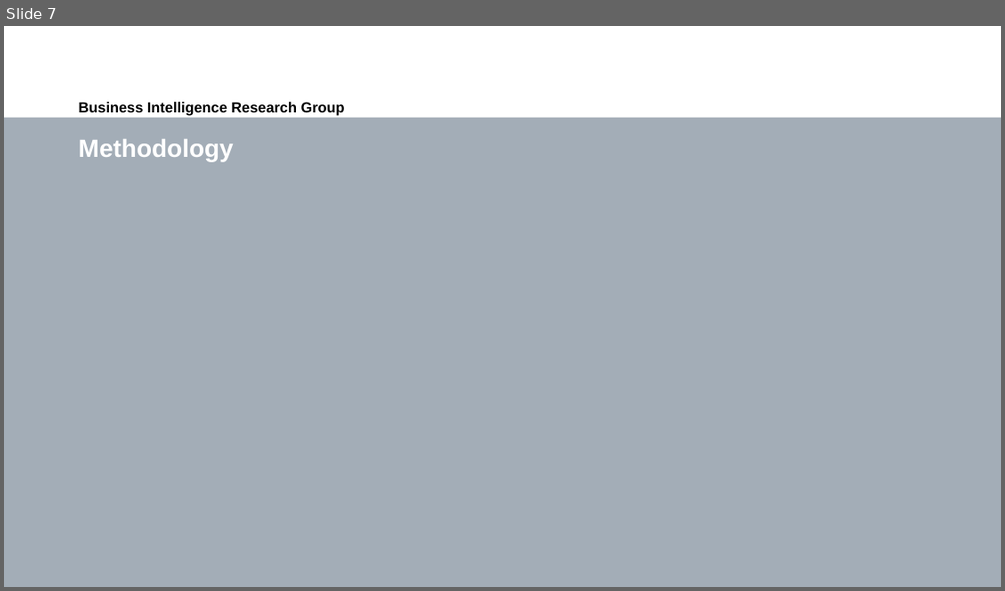
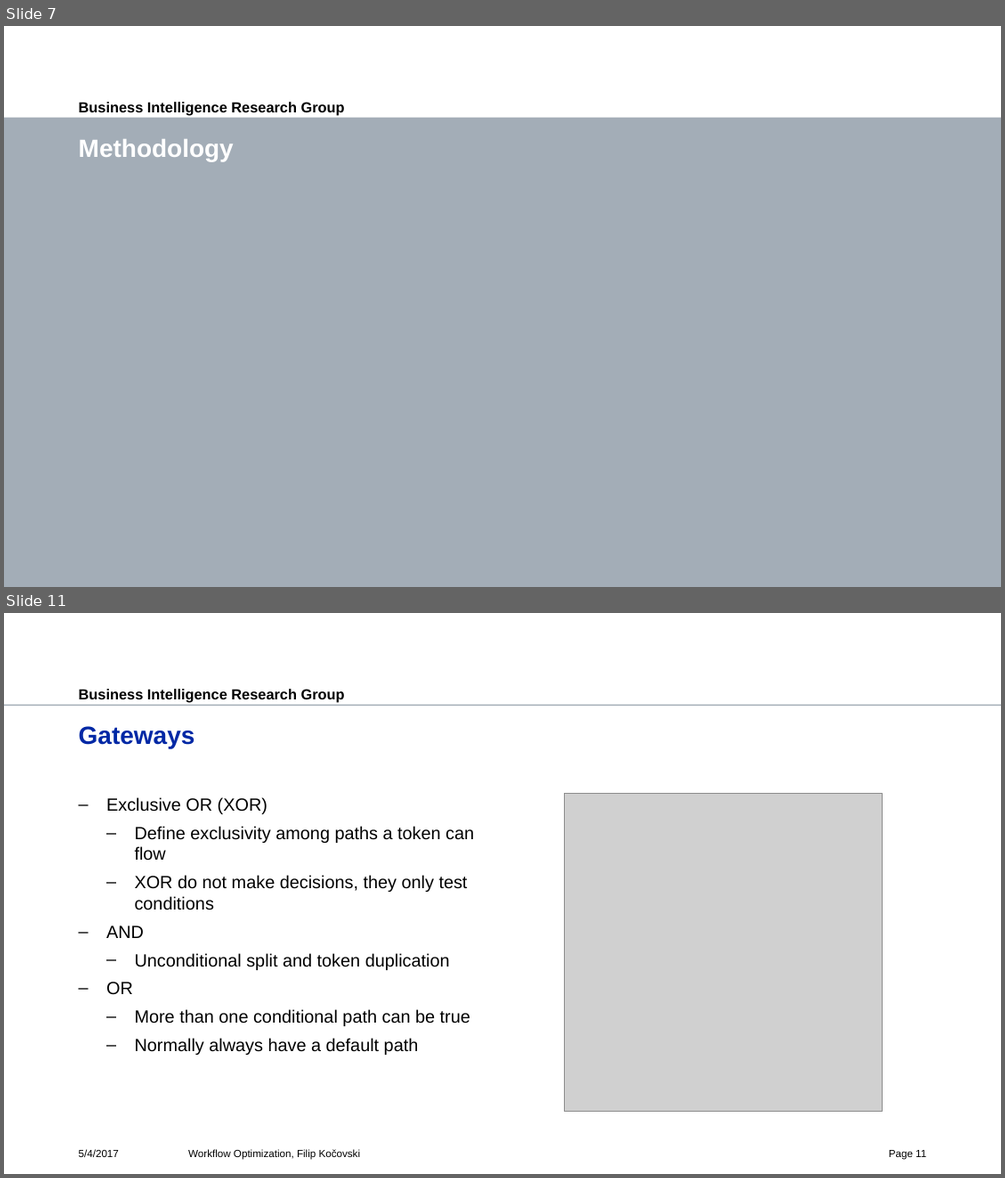
Before and after one commit to fkocovski/mt_presentation, a slide deck: Workflow Optimization.pptx. Shown one above the other, each under a label of ours: slide 7 before the commit, slides 7 and 11 after it; the slides between them are not shown. The pictures are 1005x591 and 1005x1178 pixels, drawn with LibreOffice and Linux fonts; fonts in the diff are those of the drawing; grey boxes stand for pictures; background and template pictures are left out. Boxes give left, top, right and bottom in pixels: in the first picture for what was removed or moved away, otherwise in the second. Text is boxed around its words. In the diff, an @@ line names an element or a change of style, - is before the commit and + after.

```diff
--- a/Workflow Optimization.pptx
+++ b/Workflow Optimization.pptx
@@ slide 11 added at [4, 613, 1001, 1174], background #FFFFFF; not listed: 2 template elements that a slide beside it also shows @@
@@ title added at [79, 726, 195, 748], 24 pt, text #0028A5, bold @@
+Gateways
@@ text added at [106, 797, 474, 1054], 17 pt, text #000000 @@
+– Exclusive OR (XOR)
+  – Define exclusivity among paths a token can flow
+  – XOR do not make decisions, they only test conditions
+– AND
+  – Unconditional split and token duplication
+– OR
+  – More than one conditional path can be true
+  – Normally always have a default path
@@ picture added at [564, 793, 882, 1111] @@
@@ text added at [79, 1149, 119, 1157], 10 pt, text #000000 @@
+5/4/2017
@@ text added at [188, 1149, 361, 1159], 10 pt, text #000000 @@
+Workflow Optimization, Filip Kočovski
@@ page number added at [889, 1150, 926, 1159], 10 pt, text #000000 @@
+Page 11
```
Also in this commit, not shown: 35 slides changed, 7 other slides added.
